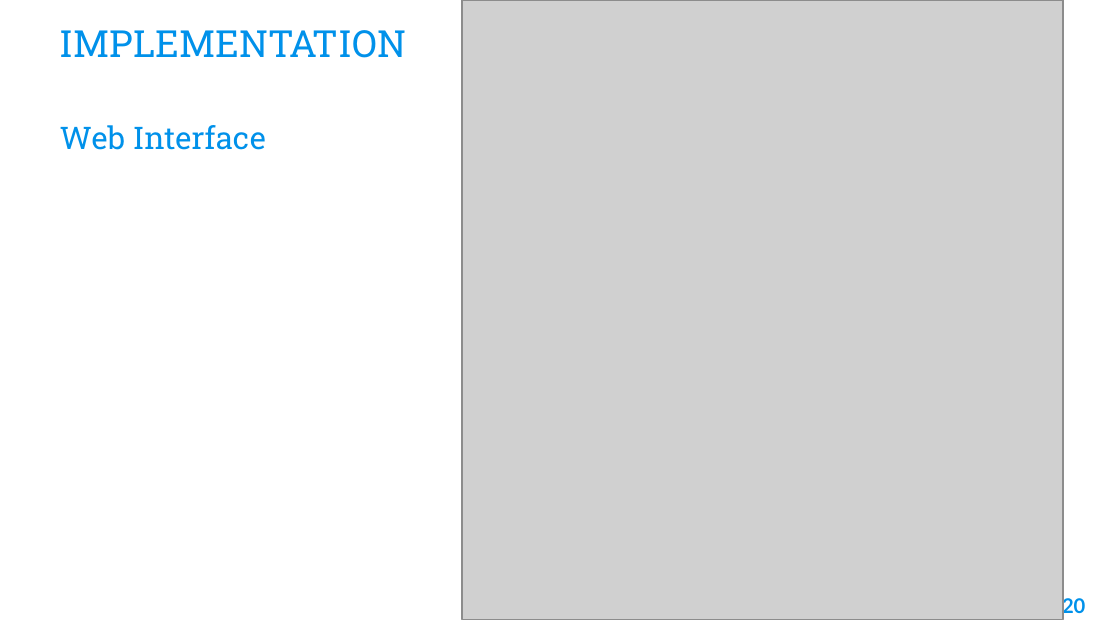
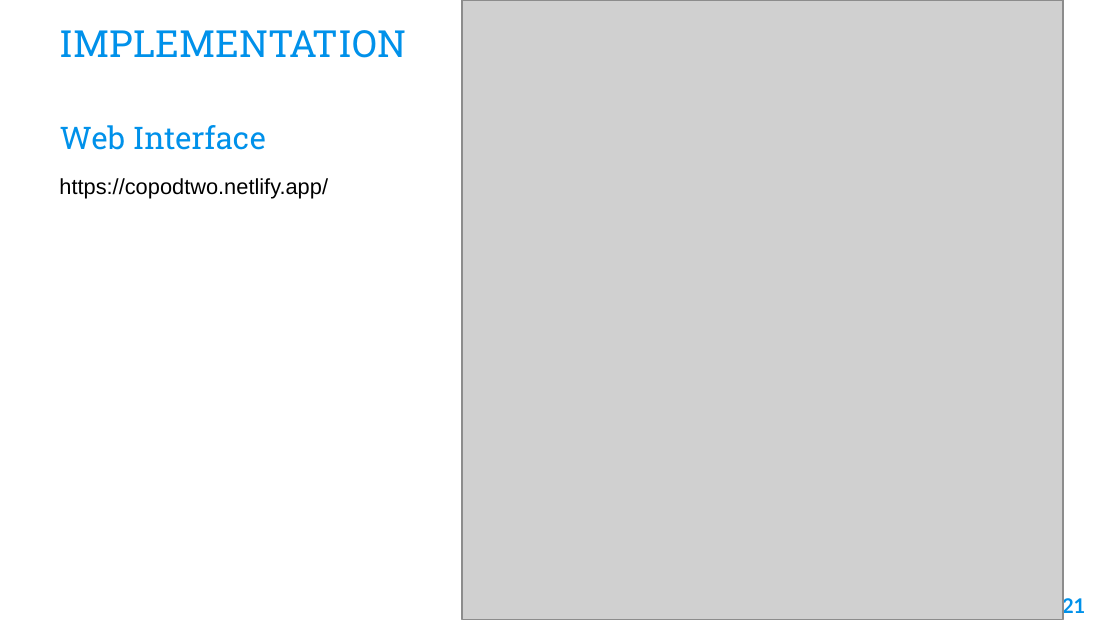
Before and after one commit to theajstars/projex, a slide deck: slide 21 of Ajiboye Oluwaferanmi Post Data.pptx (slide 20 before the commit). Drawn at 1120x630 pixels with LibreOffice and Linux fonts; fonts in the diff are those of the drawing; grey boxes stand for pictures; background and template pictures are left out. Boxes give left, top, right and bottom in pixels: in the first picture for what was removed or moved away, otherwise in the second. Text is boxed around its words. In the diff, an @@ line names an element or a change of style, - is before the commit and + after.

```diff
--- a/Ajiboye Oluwaferanmi Post Data.pptx
+++ b/Ajiboye Oluwaferanmi Post Data.pptx
@@ text added at (x1=59, y1=178, x2=328, y2=199), 14 pt, text #000000 @@
+https://copodtwo.netlify.app/
@@ page number at (x1=1062, y1=595, x2=1085, y2=617): text changed @@
-20
+21
```
Also in this commit, not shown: 6 other slides changed, 1 slide added, 1 other file.
